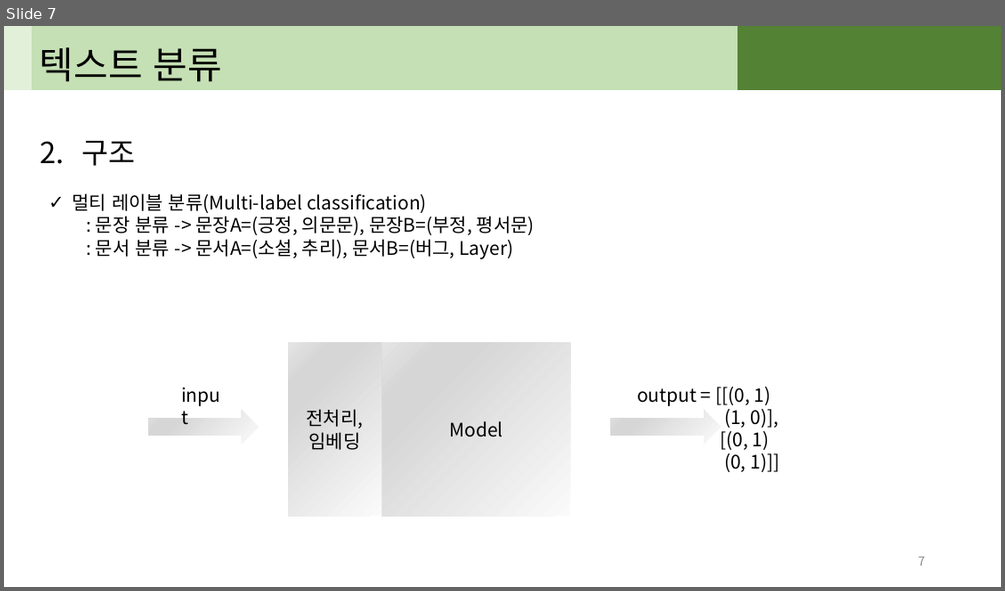
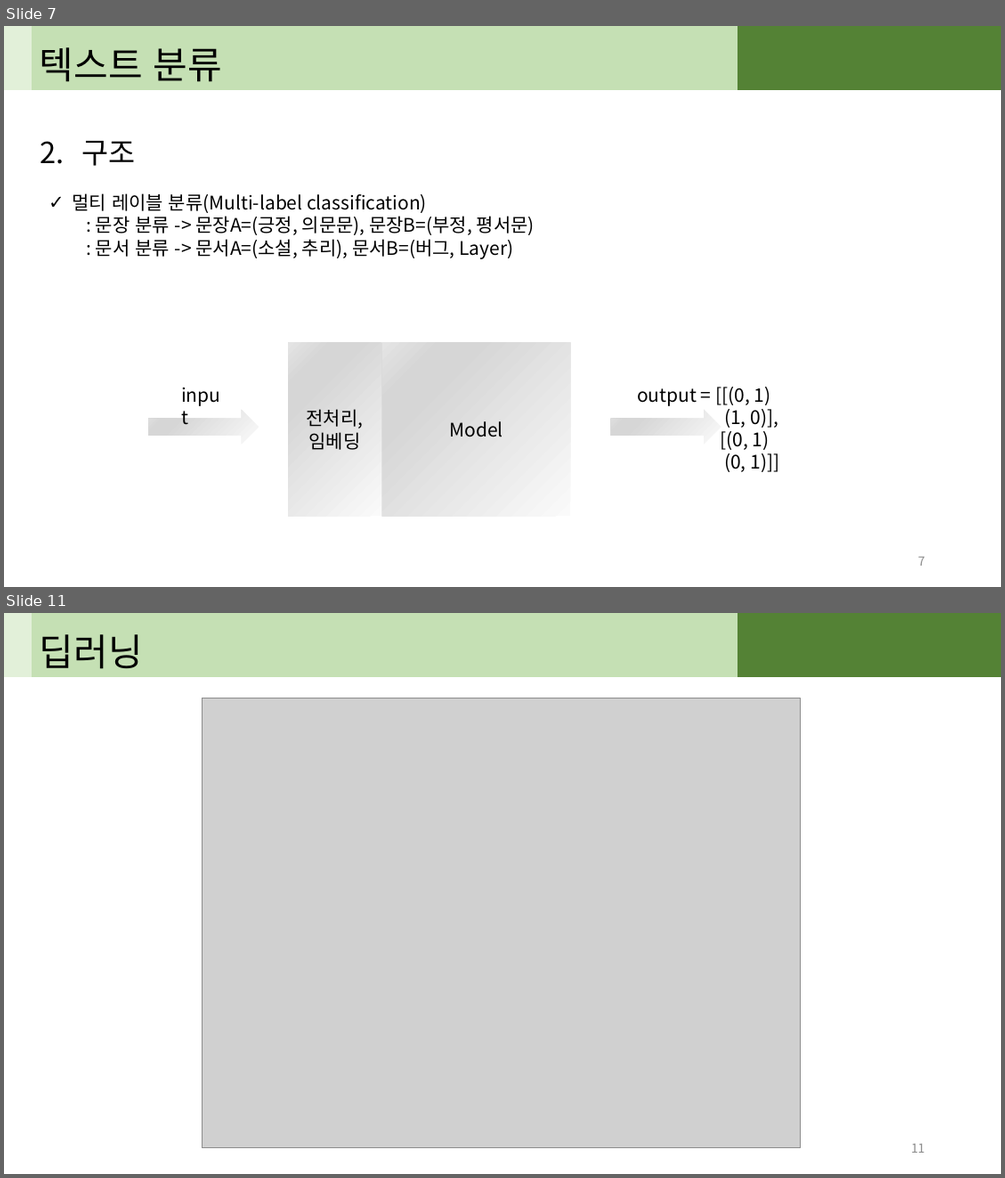
Before and after one commit to john3205/TPDL-20, a slide deck: PPT/06) 4일차-텍스트 분류의 개념 및 구조.pptx. Shown one above the other, each under a label of ours: slide 7 before the commit, slides 7 and 11 after it; the slides between them are not shown. The pictures are 1005x591 and 1005x1178 pixels, drawn with LibreOffice and Linux fonts; fonts in the diff are those of the drawing; grey boxes stand for pictures. Boxes give left, top, right and bottom in pixels: in the first picture for what was removed or moved away, otherwise in the second. Text is boxed around its words. In the diff, an @@ line names an element or a change of style, - is before the commit and + after.

```diff
--- a/PPT/06) 4일차-텍스트 분류의 개념 및 구조.pptx
+++ b/PPT/06) 4일차-텍스트 분류의 개념 및 구조.pptx
@@ slide 11 added at [4, 613, 1001, 1174], background #FFFFFF @@
@@ rectangle added at [4, 613, 32, 676], fill #E2F0D9, outline #E2F0D9 1 pt @@
@@ rectangle added at [32, 613, 738, 676], fill #C5E0B4, outline #C5E0B4 1 pt, 36 pt, text #000000 @@
+딥러닝
@@ rectangle added at [737, 613, 1001, 676], fill #548235, outline #548235 1 pt @@
@@ picture added at [202, 698, 801, 1148] @@
@@ page number added at [911, 1143, 925, 1152], 12 pt, text #8C8C8C @@
+11
```
Also in this commit, not shown: 2 slides changed, 3 other slides added, 6 other files.
